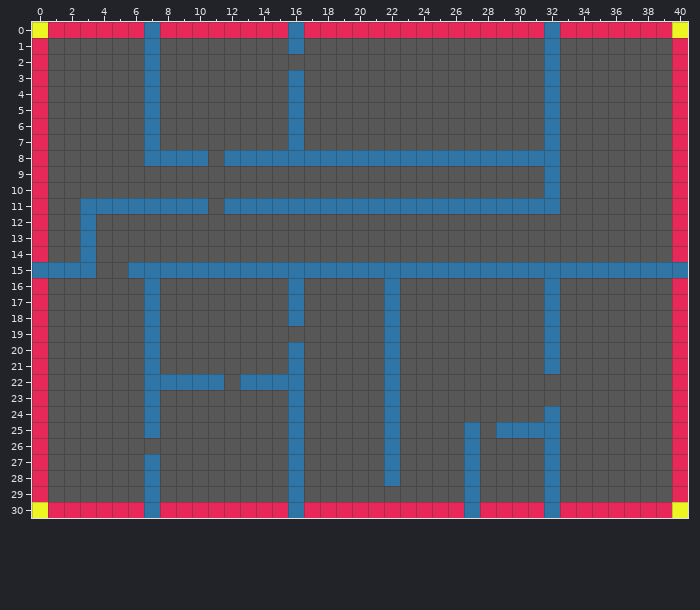
Tiled map -- assets/tilemap.tmx. This is how it looked before the edit.
Cells are 16x16 px. Shown: x 0..40, y 0..30.
Now the later version:
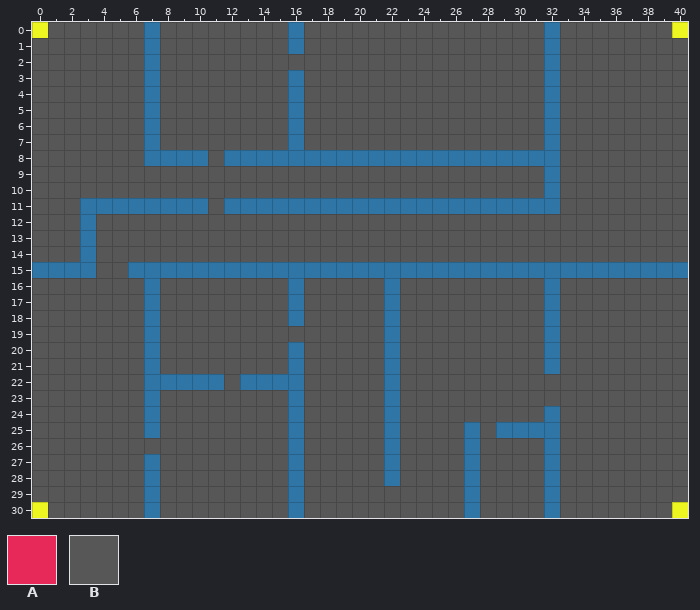
Key: from "tilemap": A 1, B 3.
_ is an empty cell, . an unchanged one.
The edit:
--- layer "floor"
@@ x 0..40 @@
- 0 .AAAAAA.AAAAAAAA.AAAAAAAAAAAAAAA.AAAAAAA.
- 1 A.......................................A
- 2 A.......................................A
- 3 A.......................................A
- 4 A.......................................A
- 5 A.......................................A
- 6 A.......................................A
- 7 A.......................................A
- 8 A.......................................A
- 9 A.......................................A
-10 A.......................................A
-11 A.......................................A
-12 A.......................................A
-13 A.......................................A
-14 A.......................................A
+ 0 .BBBBBB.BBBBBBBB.BBBBBBBBBBBBBBB.BBBBBBB.
+ 1 B.......................................B
+ 2 B.......................................B
+ 3 B.......................................B
+ 4 B.......................................B
+ 5 B.......................................B
+ 6 B.......................................B
+ 7 B.......................................B
+ 8 B.......................................B
+ 9 B.......................................B
+10 B.......................................B
+11 B.......................................B
+12 B.......................................B
+13 B.......................................B
+14 B.......................................B
@@ x 0..40 @@
-16 A.......................................A
-17 A.......................................A
-18 A.......................................A
-19 A.......................................A
-20 A.......................................A
-21 A.......................................A
-22 A.......................................A
-23 A.......................................A
-24 A.......................................A
-25 A.......................................A
-26 A.......................................A
-27 A.......................................A
-28 A.......................................A
-29 A.......................................A
-30 .AAAAAA.AAAAAAAA.AAAAAAAAAA.AAAA.AAAAAAA.
+16 B.......................................B
+17 B.......................................B
+18 B.......................................B
+19 B.......................................B
+20 B.......................................B
+21 B.......................................B
+22 B.......................................B
+23 B.......................................B
+24 B.......................................B
+25 B.......................................B
+26 B.......................................B
+27 B.......................................B
+28 B.......................................B
+29 B.......................................B
+30 .BBBBBB.BBBBBBBB.BBBBBBBBBB.BBBB.BBBBBBB.
